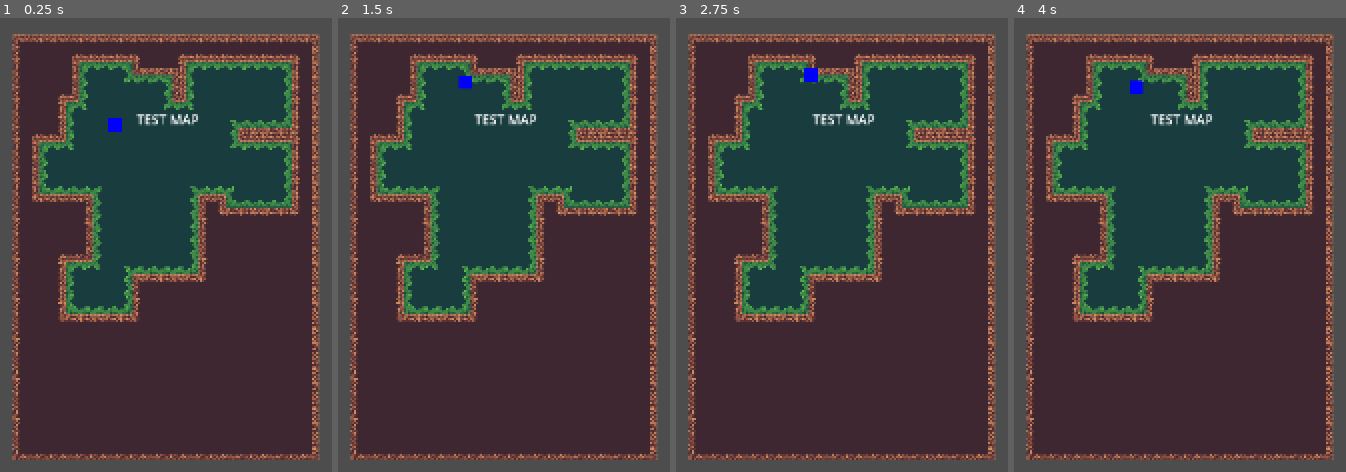
Above: before the commit, frames 1-4 (left to right).
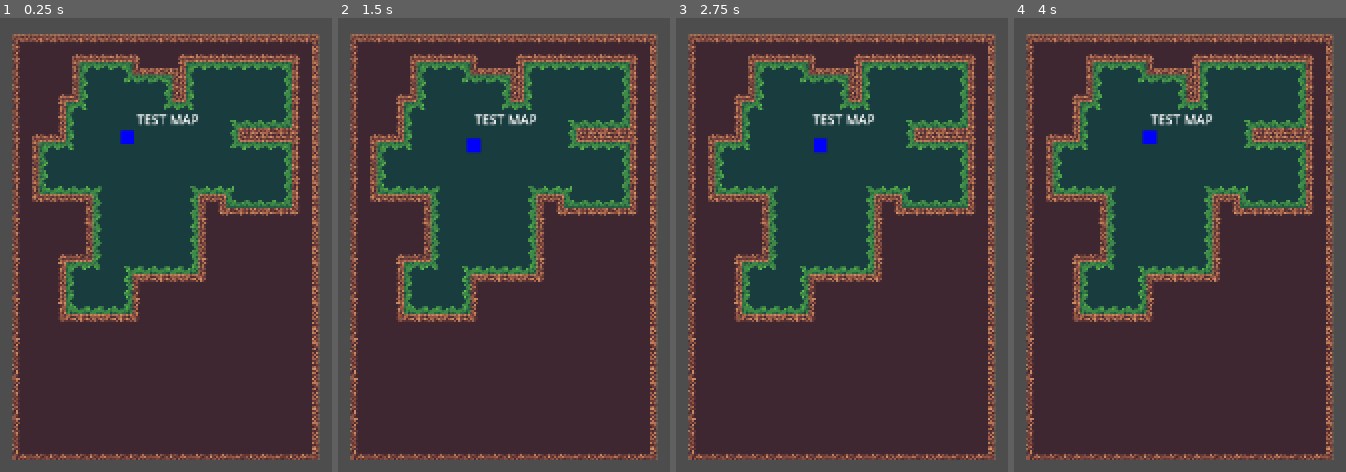
Above: after the commit, the same moments.

Repository: impstudio2024/Brackeys2024-2
Game: Godot game, scene res://Scenes/testmap/testmap.tscn
Same seed, same stepped clock (60 frames per second), same inputs: the game is played once before the commit and once after it. This scene is started directly instead of the project's main scene.
Inputs (mouse positions are in pixels of both pictures, inside the frame that each line leads up to):
- Up to frame 1 (0.25 s): no input
- Up to frame 2 (1.5 s): tap Enter at 0.5 s; move the mouse to (outside the picture) at 0.52 s; hold D (move_right) 0.53-1.28 s; click (outside the picture) at 0.67 s; tap Space at 1.25 s; move the mouse to (outside the picture) at 1.27 s; hold S (move_down) from 1.28 s (still down)
- Up to frame 3 (2.75 s): tap Enter at 2 s; move the mouse to (outside the picture) at 2.02 s; release S (move_down) at 2.03 s; hold D (move_right) from 2.03 s (still down)
- Up to frame 4 (4 s): tap Space at 2.75 s; move the mouse to (outside the picture) at 2.77 s; release D (move_right) at 2.78 s; hold W (move_up) 2.78-3.53 s; click (outside the picture) at 2.92 s; tap Enter at 3.5 s; move the mouse to (outside the picture) at 3.52 s; hold A (move_left) from 3.53 s (still down)

The runs differ from the first frame. In frame 1, 0.3% of the frame differs, in the area x 32-41%, y 22-28%; in frame 2, 0.3%, in the area x 36-44%, y 12-30%; in frame 3, 0.3%; in frame 4, 0.3%.

Commit message:
script barebones movement for testing

Diff:
--- a/brackeys-2024-2/Scenes/testmap/testcharacter.gd
+++ b/brackeys-2024-2/Scenes/testmap/testcharacter.gd
@@ -12,14 +12,16 @@
 	var vertical_direction = Input.get_axis("move_up", "move_down")
 
 	#Apply movement
-	if horizontal_direction:
-		position.x += 1
-	else:
-		position.x -= 1
+	if Input.is_action_just_pressed("move_up"):
+		position.y -= 10
 
-	if vertical_direction:
-		position.y += 1
-	else:
-		position.y -= 1
+	if Input.is_action_just_pressed("move_down"):
+		position.y += 10
+
+	if Input.is_action_just_pressed("move_right"):
+		position.x += 10
+
+	if Input.is_action_just_pressed("move_left"):
+		position.x -= 10
 
 	move_and_slide()
